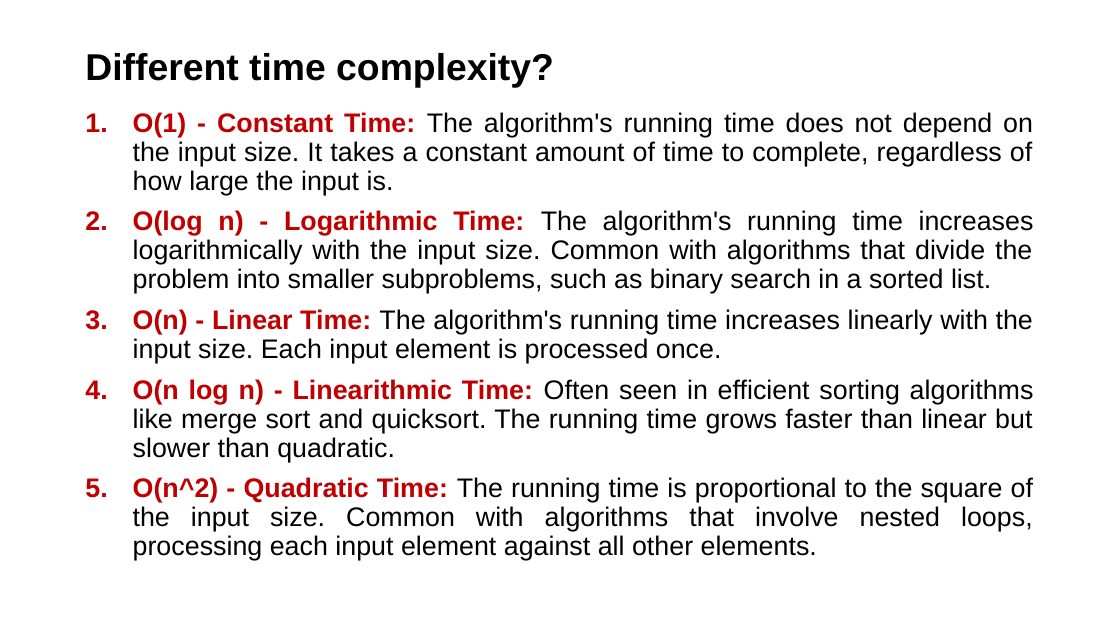
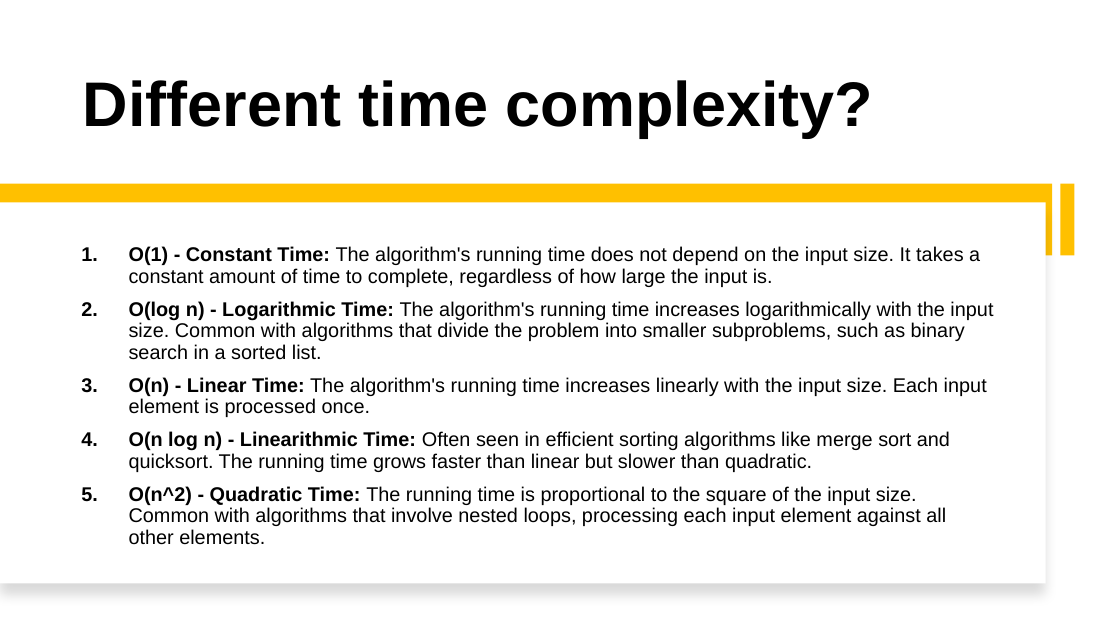
Before and after one commit to alaminbhuyan/DSA-In-Python, a slide deck: slide 22 of Design & Analysis Of Algorithm PDF/DAA.pptx. Drawn at 1120x630 pixels with LibreOffice and Linux fonts; fonts in the diff are those of the drawing. Boxes give left, top, right and bottom in pixels: in the first picture for what was removed or moved away, otherwise in the second. Text is boxed around its words. In the diff, an @@ line names an element or a change of style, - is before the commit and + after.

```diff
--- a/Design & Analysis Of Algorithm PDF/DAA.pptx
+++ b/Design & Analysis Of Algorithm PDF/DAA.pptx
@@ title "Different time complexity?" at box(83, 80, 873, 138): size 32 to 54 pt; vertical alignment middle to bottom @@
@@ rectangle added at box(0, 184, 1053, 255), fill #FFC000 @@
@@ rectangle added at box(0, 202, 1046, 584), fill #FFFFFF @@
@@ rectangle added at box(1060, 184, 1075, 255), fill #FFC000 @@
@@ text "O(1) - Constant Time: The ...": place and size @@
-text "O(1) - Constant Time: The ..." at box(133, 112, 1034, 560)
+text "O(1) - Constant Time: The ..." at box(129, 246, 993, 545)
@@ text "O(1) - Constant Time: The ..." at box(129, 246, 993, 545): size 23 to 17 pt; text colour #C00000 to #000000 in "O(1) - Constant Time:", "O(log n) - Logarithmic Time:", "O(n) - Linear Time:", "O(n log n) - Linearithmic Time:" and 1 more places; alignment justified to left; vertical alignment top to middle @@
```
Also in this commit, not shown: 29 other slides changed.
